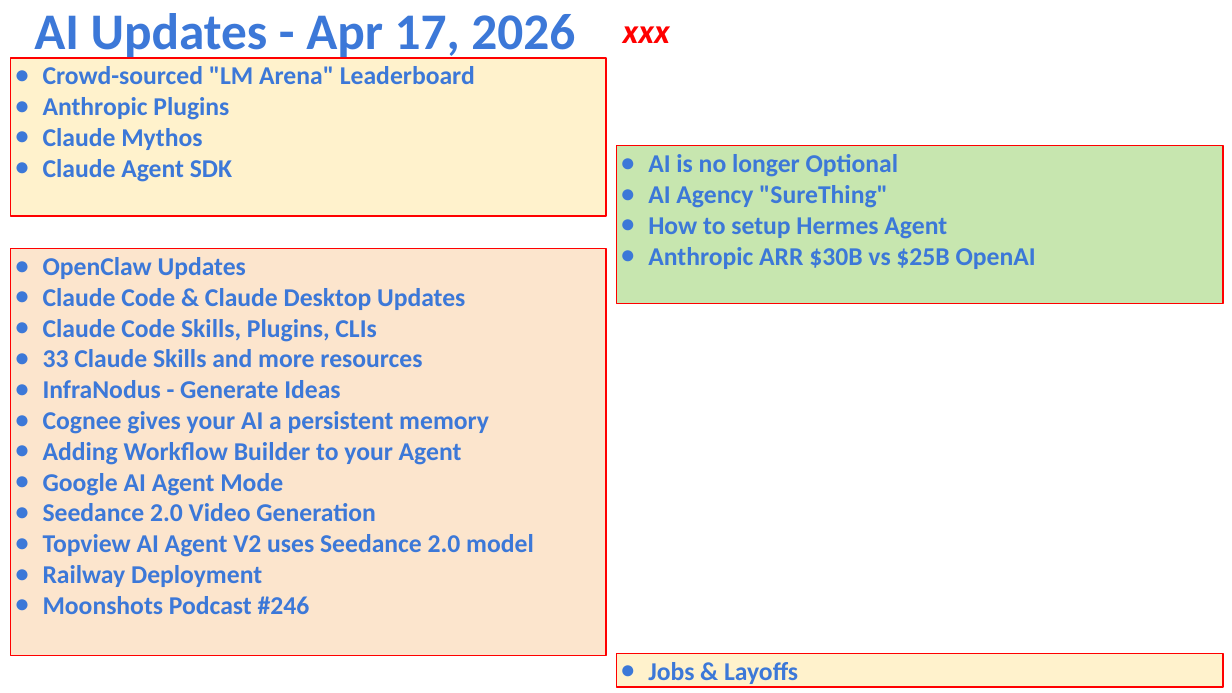
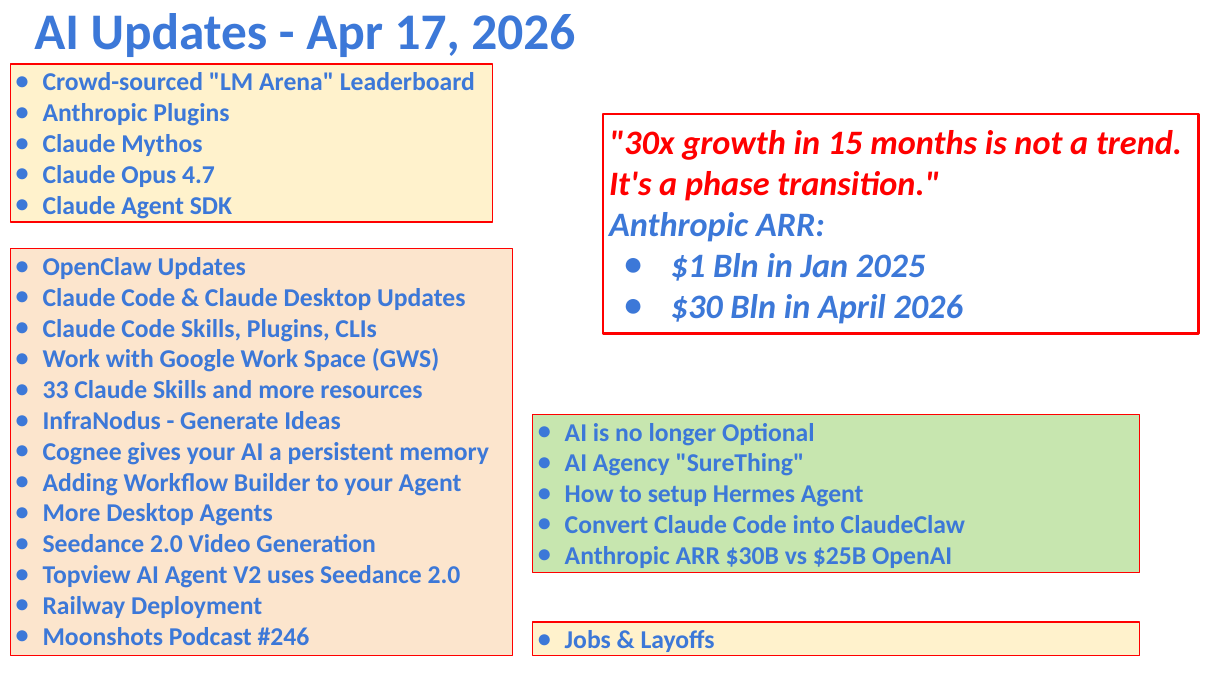
Before and after one commit to lselector/seminar, a slide deck: slide 1 of 2026/2026-04-17-AI-Updates.pptx. Drawn at 1232x693 pixels with LibreOffice and Linux fonts; fonts in the diff are those of the drawing. Boxes give left, top, right and bottom in pixels: in the first picture for what was removed or moved away, otherwise in the second. Text is boxed around its words. In the diff, an @@ line names an element or a change of style, - is before the commit and + after.

```diff
--- a/2026/2026-04-17-AI-Updates.pptx
+++ b/2026/2026-04-17-AI-Updates.pptx
@@ text removed at [623,26,670,43] @@
-xxx
@@ rectangle "Crowd-sourced "LM Arena" Leaderboard": place and size @@
-rectangle "Crowd-sourced "LM Arena" Leaderboard" at [11,58,606,216]
+rectangle "Crowd-sourced "LM Arena" Leaderboard" at [11,64,493,222]
@@ rectangle added at [602,113,1198,333], outline #FF0000 1.5 pt, 20 pt, text #FF0000, bold, italic @@
+"30x growth in 15 months is not a trend. It's a phase transition."
+Anthropic ARR:
+● $1 Bln in Jan 2025
+● $30 Bln in April 2026
@@ text in rectangle at [43,165,215,187]: paragraph added @@
+● Claude Opus 4.7
@@ rectangle "OpenClaw Updates": place and size @@
-rectangle "OpenClaw Updates" at [11,249,606,655]
+rectangle "OpenClaw Updates" at [11,249,514,655]
@@ text in rectangle at [43,348,439,372]: paragraph added @@
+● Work with Google Work Space (GWS)
@@ rectangle "AI is no longer Optional": place and size @@
-rectangle "AI is no longer Optional" at [616,145,1222,303]
+rectangle "AI is no longer Optional" at [532,414,1138,572]
@@ text in rectangle at [43,503,273,526]: text changed @@
-● Google AI Agent Mode
+● More Desktop Agents
@@ text in rectangle at [565,515,965,533]: paragraph added @@
+● Convert Claude Code into ClaudeClaw
@@ text in rectangle at [43,565,461,588]: text changed @@
-● Topview AI Agent V2 uses Seedance 2.0 model
+● Topview AI Agent V2 uses Seedance 2.0
@@ rectangle "Jobs & Layoffs": place and size @@
-rectangle "Jobs & Layoffs" at [616,653,1222,686]
+rectangle "Jobs & Layoffs" at [532,622,1138,655]
```
Also in this commit, not shown: 9 other slides changed, 4 slides added, 1 slide removed.
